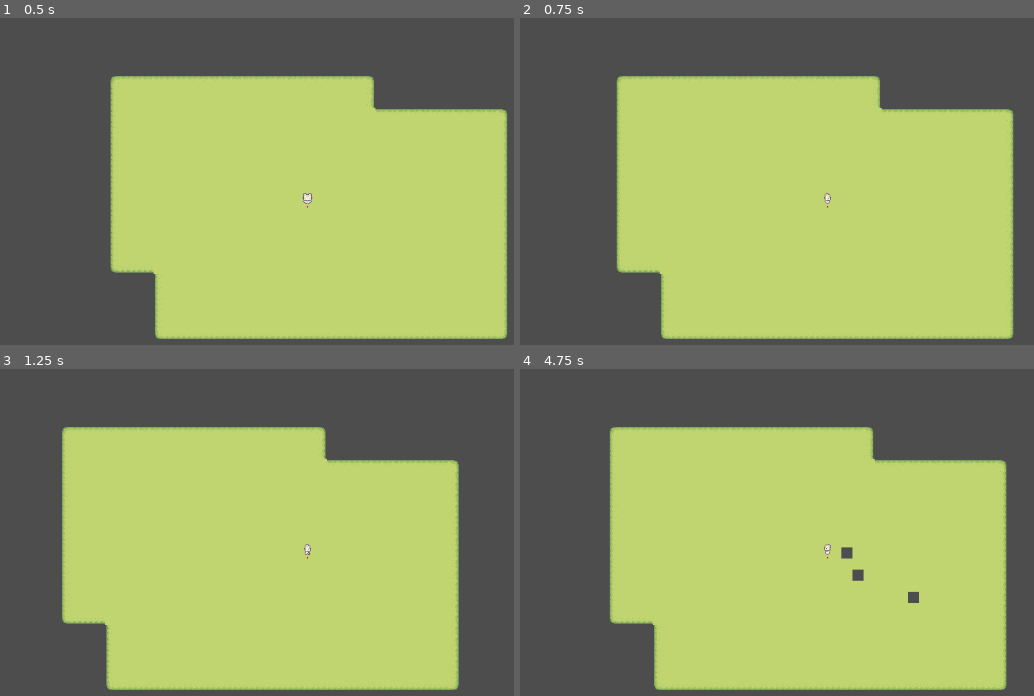
Above: before the commit, frames 1-4 (two rows, left to right).
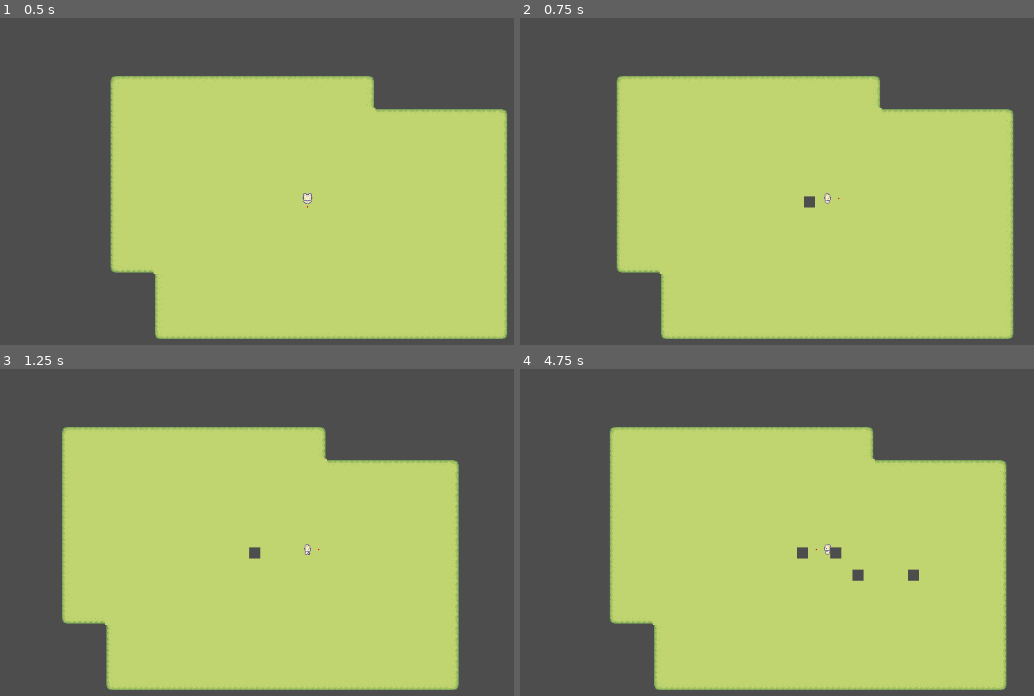
Above: after the commit, the same moments.

Repository: null-characters/PixelGameDemo
Game: Godot game, scene res://main.tscn
Two runs of this game, one before a commit and one after it. Both use one fixed random seed, a clock stepped at 60 frames per second and the inputs below. The project has no main scene, so this scene is started directly.
Inputs:
- Up to frame 1 (0.5 s): no input
- Up to frame 2 (0.75 s): tap Enter (ui_accept) at 0.5 s; hold Right (ui_right) from 0.53 s (still down); hold B from 0.53 s (still down)
- Up to frame 3 (1.25 s): keep holding Right (ui_right); keep holding B; tap Enter (ui_accept) at 0.77 s
- Up to frame 4 (4.75 s): release Right (ui_right) at 1.28 s; release B at 1.28 s; hold Down (ui_down) 1.28-2.03 s; tap B at 1.35, 2.85, 4.35 s; tap Enter (ui_accept) at 1.52, 3.02, 3.77, 4.52 s; hold Right (ui_right) 2.03-2.78 s; hold B 2.03-2.78 s; hold Up (ui_up) 2.78-3.53 s; hold B 3.53-4.28 s; hold Left (ui_left) from 3.53 s (still down)

Frame 1 is identical in both runs. In frame 2, less than 0.1% of the frame differs, in the area x 55-63%, y 54-59%; in frame 3, less than 0.1%; in frame 4, 0.4%, in the area x 53-78%, y 54-72%.

Commit message:
添加准心跟随方向的功能

Diff:
--- a/player.gd
+++ b/player.gd
@@ -6,6 +6,9 @@
 
 # 设定的速度
 const SPEED = 100.0
+# 常量，代表准星距离小猫的像素距离
+# Sprout Lands 的格子通常是 16x16，如果格子更大，可以改成 32
+const ACTION_DISTANCE = 16.0
 
 func _physics_process(delta):
 	# 1. 获取键盘按键的方向
@@ -24,27 +27,35 @@
 	if Input.is_key_pressed(KEY_B):
 		build_ground()
 
-
-# 专门负责判断方向并播放动画的函数
+# 专门负责判断方向、播放动画，并移动准星的函数
 func update_animation(dir: Vector2):
-	# 如果没有按方向键 (dir 是 0,0)，就播放发呆动画
+	# 注意：当 dir == Vector2.ZERO（松开键盘）时，我们不改变准星位置
+	# 这样哪怕小猫停下来发呆，准星依然会保留在它最后面朝的方向！
 	if dir == Vector2.ZERO:
 		animated_sprite.play("idle")
 	else:
-		# 判断是横向移动多，还是纵向移动多 (防止斜着走时动画抽搐)
 		if abs(dir.x) > abs(dir.y):
-			# 横向移动：判断是向右还是向左
+			# === 横向移动 ===
 			if dir.x > 0:
 				animated_sprite.play("walk_right")
 				animated_sprite.flip_h = false
+				# 【新魔法】：面朝右，准星移到右边！
+				action_point.position = Vector2(ACTION_DISTANCE, 0)
 			else:
 				animated_sprite.play("walk_left")
+				# 【新魔法】：面朝左，准星移到左边！
+				action_point.position = Vector2(-ACTION_DISTANCE, 0)
 		else:
-			# 纵向移动：判断是向下还是向上
+			# === 纵向移动 ===
 			if dir.y > 0:
 				animated_sprite.play("walk_down")
+				# 【新魔法】：面朝下，准星移到下边！
+				action_point.position = Vector2(0, ACTION_DISTANCE)
 			else:
 				animated_sprite.play("walk_up")
+				# 【新魔法】：面朝上，准星移到上边！
+				action_point.position = Vector2(0, -ACTION_DISTANCE)
+
 
 func dig_ground():
 	var tilemap = get_parent().get_node_or_null("TileMapLayer")
Not shown, changed: .DS_Store
Not shown, added: push.sh
